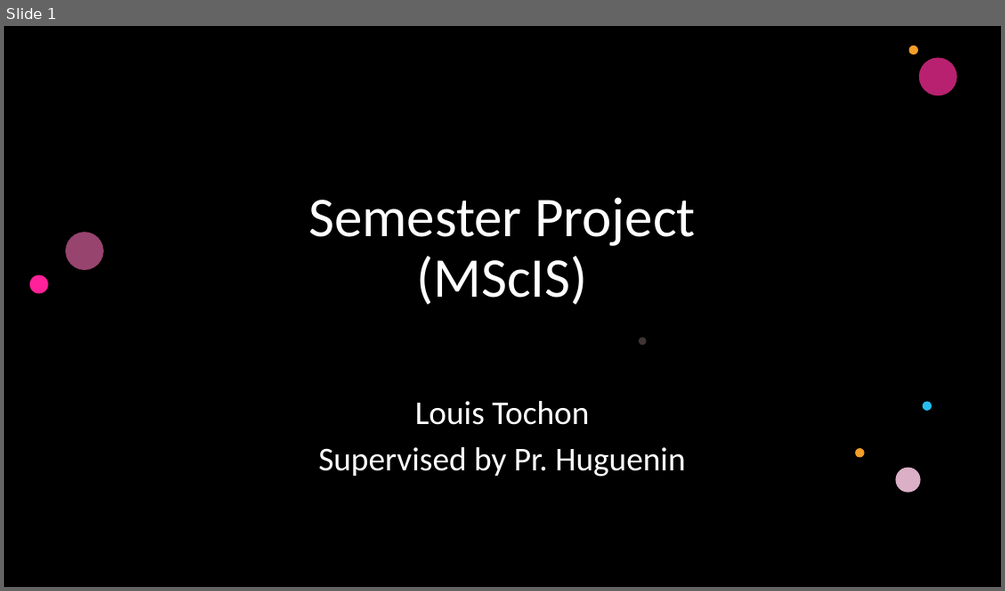
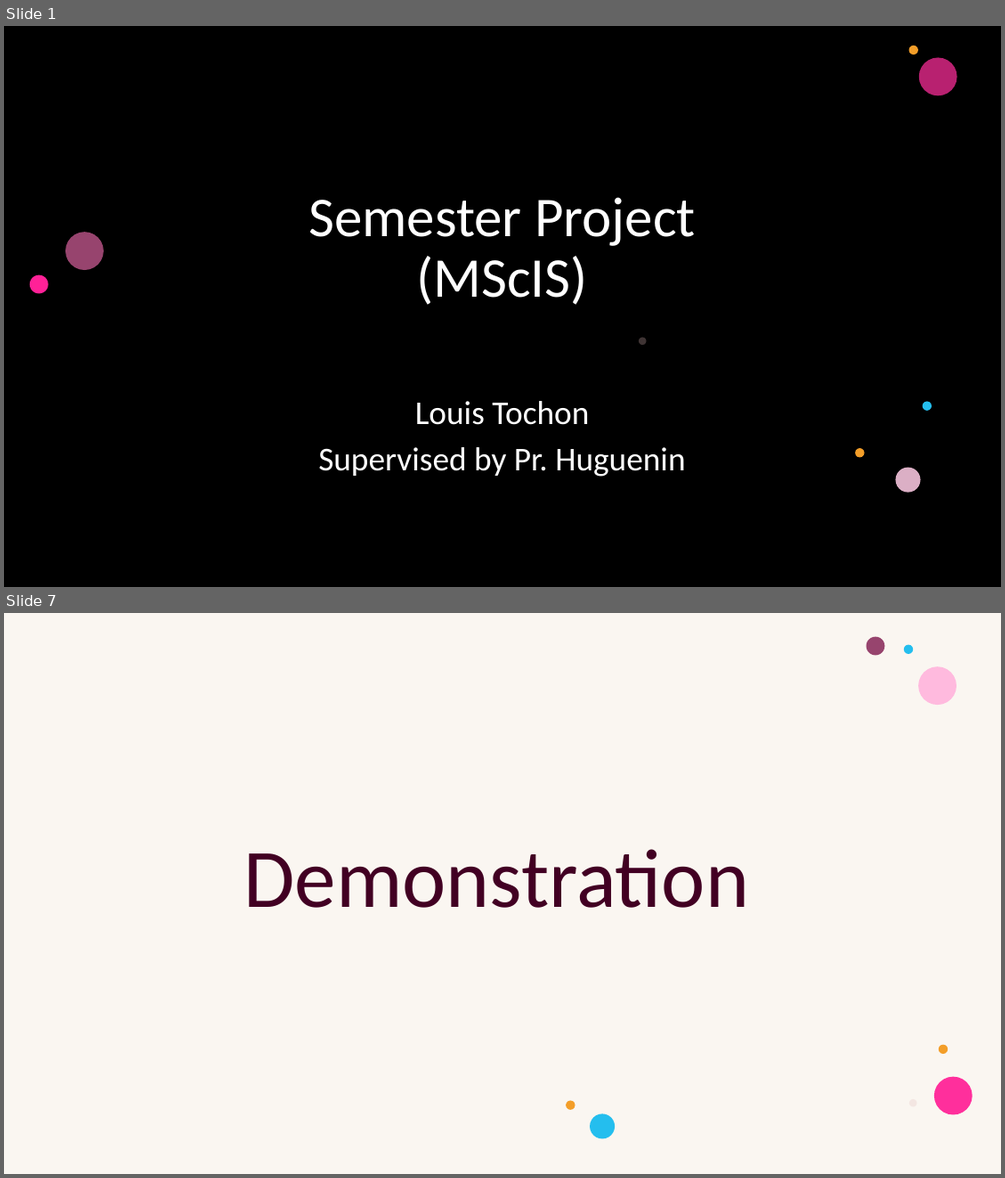
Before and after one commit to Ltochon/k-anon_tool, a slide deck: presentation/Présentation_1.pptx. Shown one above the other, each under a label of ours: slide 1 before the commit, slides 1 and 7 after it; the slides between them are not shown. The pictures are 1005x591 and 1005x1178 pixels, drawn with LibreOffice and Linux fonts; fonts in the diff are those of the drawing; background and template pictures are left out; a plain dark background stands for a picture behind light text. Boxes give left, top, right and bottom in pixels: in the first picture for what was removed or moved away, otherwise in the second. Text is boxed around its words. In the diff, an @@ line names an element or a change of style, - is before the commit and + after.

```diff
--- a/presentation/Présentation_1.pptx
+++ b/presentation/Présentation_1.pptx
@@ slide 7 added at (4,613,1001,1174), background #FFFFFF; not listed: 4 template elements that a slide beside it also shows @@
@@ rectangle added at (4,613,1001,1174), fill #FFFFFF @@
@@ rectangle added at (4,613,1001,1174), fill #F0E2D3 at 30% opacity @@
@@ title added at (243,849,749,908), 80 pt, text #420023 @@
+Demonstration
@@ group added at (566,637,972,1139): 8 ellipses @@
```
Also in this commit, not shown: 3 slides changed, 3 other slides added, 2 slides removed, 5 other files.
